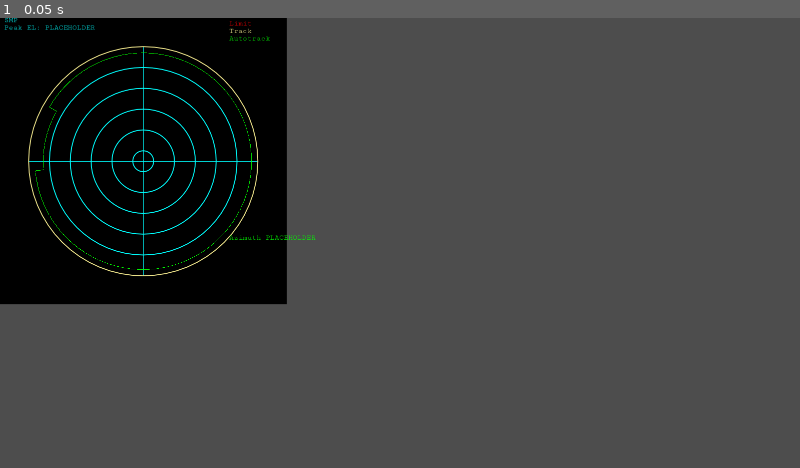
Above: before the commit, frame 1.
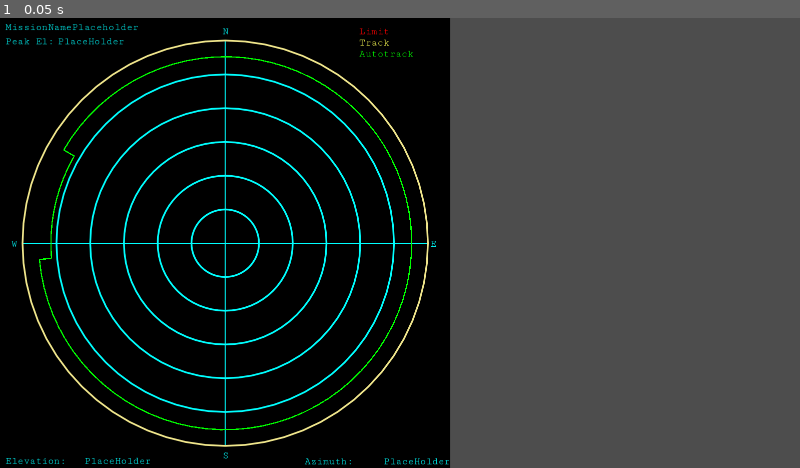
Above: after the commit, the same moment.

Repository: asfadmin/antenna-museum-exhibit
Game: Godot game, scene res://src/track_status/track_status.tscn
Same seed, same stepped clock (60 frames per second), same inputs: the game is played once before the commit and once after it. This scene is started directly instead of the project's main scene.
Inputs:
- Up to frame 1 (0.05 s): no input

The runs differ from the first frame. In frame 1, 37% of the frame differs, in the area x 0-57%, y 0-100%.

Commit message:
Adds placeholder values to track_status, idynamically resizes

Diff:
--- a/exhibit-frontend/src/track_status/track_status.gd
+++ b/exhibit-frontend/src/track_status/track_status.gd
@@ -1,11 +1,16 @@
-extends Node2D
+@tool
+extends Control
 
 @export var font: Font
+@export var line_width: float = 1.0
 # Called when the node enters the scene tree for the first time.
 func _ready() -> void:
+	queue_redraw()
+	#%background.size = Vector2(275.0 * 2.75, 275.0 * 2.75)
 	pass # Replace with function body.
 
-
+func _init() -> void:
+	queue_redraw()
 # Called every frame. 'delta' is the elapsed time since the previous frame.
 func _process(delta: float) -> void:
 	pass
@@ -19,36 +24,42 @@
 	var cyan : Color = Color.CYAN
 	var red : Color = Color.RED
 
-	var size = 275
-	var border_scale_factor = 2.5
-	var origin = Vector2.ONE * size * (border_scale_factor / 2.0)
+	var size = self.size.x
+	#var border_scale_factor = 2.5
+	var origin = self.get_rect().get_center()
+	#var origin = Vector2.ONE * size * (border_scale_factor / 2.0)
+	var min_radius = (size / 12) * .9
+	var max_radius = (size / 2) * .9
 
-	draw_rect(Rect2(0.0, 0.0, size * border_scale_factor, size * border_scale_factor), Color.BLACK)
+	#draw_rect(Rect2(0.0, 0.0, size * border_scale_factor, size * border_scale_factor), Color.BLACK)
 	# cyan circles
-	for radius in range(25, size, 50):
-		draw_circle(origin, radius, cyan, false, 1.0, true)
+	for radius in range(min_radius, max_radius, min_radius):
+		draw_circle(origin, radius, cyan, false, line_width, true)
 
 	# northing
-	draw_line(origin + Vector2.UP * size, origin + Vector2.DOWN * size, cyan, 1.0)
+	draw_line(origin + Vector2.UP * max_radius, origin + Vector2.DOWN * max_radius, cyan, line_width)
 
 	#easting
-	draw_line(origin + Vector2.RIGHT * size, origin + Vector2.LEFT * size, cyan, 1.0)
+	draw_line(origin + Vector2.RIGHT * max_radius, origin + Vector2.LEFT * max_radius, cyan, line_width)
 
 	# outer yellow circle
-	draw_circle(origin, 275, yellow, false, 1.0, true)
+	draw_circle(origin, max_radius, yellow, false, line_width, true)
 
 	# Draw the green semi-circles
 	var start_arc = deg_to_rad(-150)
 	var end_arc = deg_to_rad(175)
-	draw_arc(origin, 260, start_arc, end_arc, 75, green, 1.0)
-	draw_arc(origin, 240, end_arc, 7 * PI / 6.0, 10, green, 1.0)
 
-	var l1p1 = circ_pos(260, -150) + origin
-	var l1p2 = circ_pos(240, -150) + origin
-	draw_line(l1p1, l1p2, green, 1.0)
-	var l2p1 = circ_pos(260, 175) + origin
-	var l2p2 = circ_pos(240, 175) + origin
-	draw_line(l2p1, l2p2, green, 1.0)
+	var outer_green_arc_radius = 0.92 * max_radius
+	var inner_green_arc_radius = 0.86 * max_radius
+	draw_arc(origin, outer_green_arc_radius, start_arc, end_arc, 75, green, line_width)
+	draw_arc(origin, inner_green_arc_radius, end_arc, 7 * PI / 6.0, 10, green, line_width)
+
+	var l1p1 = circ_pos(outer_green_arc_radius, -150) + origin
+	var l1p2 = circ_pos(inner_green_arc_radius, -150) + origin
+	draw_line(l1p1, l1p2, green, line_width)
+	var l2p1 = circ_pos(outer_green_arc_radius, 175) + origin
+	var l2p2 = circ_pos(inner_green_arc_radius, 175) + origin
+	draw_line(l2p1, l2p2, green, line_width)
 
 	var font_size = 18
 	draw_string(font, Vector2.ONE * 10, 'SMP', 0, -1, font_size, cyan)
@@ -58,4 +69,4 @@
 	draw_string(font, (Vector2.DOWN * font_size * 2) + 2.0 * size * Vector2.RIGHT, 'Track', 0, -1, font_size, yellow)
 	draw_string(font, (Vector2.DOWN * font_size * 3) + 2.0 * size * Vector2.RIGHT, 'Autotrack', 0, -1, font_size, green)
 
-	draw_string(font, (Vector2.UP * font_size) + 2.0 * size * Vector2.ONE, 'Azimuth %s' % 'PLACEHOLDER', 0, -1, font_size, green, HORIZONTAL_ALIGNMENT_LEFT)
+	draw_string(font, (Vector2.UP * font_size) + size * Vector2.ONE, 'Azimuth %s' % 'PLACEHOLDER', 0, -1, font_size, green, HORIZONTAL_ALIGNMENT_RIGHT)
--- a/exhibit-frontend/src/track_status/track_status.tscn
+++ b/exhibit-frontend/src/track_status/track_status.tscn
@@ -1,8 +1,227 @@
 [gd_scene load_steps=3 format=3 uid="uid://pyqxiujpu271"]
 
 [ext_resource type="Script" path="res://src/track_status/track_status.gd" id="1_u6mlq"]
-[ext_resource type="FontFile" uid="uid://d2g2aiqsn56d7" path="res://assets/CutiveMono-Regular.ttf" id="2_en4r3"]
-
-[node name="TrackStatus" type="Node2D"]
+[ext_resource type="FontFile" uid="uid://d2g2aiqsn56d7" path="res://assets/CutiveMono-Regular.ttf" id="2_4komm"]
+
+[node name="Control" type="Control"]
+z_index = 2
+custom_minimum_size = Vector2(200, 200)
+layout_mode = 3
+anchors_preset = 0
+size_flags_horizontal = 3
+size_flags_vertical = 3
+
+[node name="AspectRatioContainer" type="AspectRatioContainer" parent="."]
+layout_mode = 0
+offset_right = 1081.0
+offset_bottom = 1081.0
+
+[node name="background" type="ColorRect" parent="AspectRatioContainer"]
+unique_name_in_owner = true
+z_as_relative = false
+layout_mode = 2
+color = Color(0, 0, 0, 1)
 script = ExtResource("1_u6mlq")
-font = ExtResource("2_en4r3")
+line_width = 3.0
+
+[node name="East" type="RichTextLabel" parent="AspectRatioContainer/background"]
+layout_mode = 1
+anchors_preset = 6
+anchor_left = 1.0
+anchor_top = 0.5
+anchor_right = 1.0
+anchor_bottom = 0.5
+offset_left = -48.0
+offset_top = -11.5
+offset_right = -24.0
+offset_bottom = 12.5
+grow_horizontal = 0
+grow_vertical = 2
+theme_override_fonts/normal_font = ExtResource("2_4komm")
+theme_override_font_sizes/normal_font_size = 24
+bbcode_enabled = true
+text = "[color=\"#00FFFF\"]E[/color]"
+scroll_active = false
+metadata/_edit_use_anchors_ = true
+
+[node name="North" type="RichTextLabel" parent="AspectRatioContainer/background"]
+layout_mode = 1
+anchors_preset = 5
+anchor_left = 0.5
+anchor_right = 0.5
+offset_left = -6.5
+offset_top = 19.0
+offset_right = 17.5
+offset_bottom = 43.0
+grow_horizontal = 2
+theme_override_fonts/normal_font = ExtResource("2_4komm")
+theme_override_font_sizes/normal_font_size = 24
+bbcode_enabled = true
+text = "[color=\"#00FFFF\"]N[/color]"
+scroll_active = false
+metadata/_edit_use_anchors_ = true
+
+[node name="Key" type="RichTextLabel" parent="AspectRatioContainer/background"]
+layout_mode = 1
+anchors_preset = -1
+anchor_left = 0.803423
+anchor_right = 0.803423
+offset_left = -6.5
+offset_top = 19.0
+offset_right = 193.5
+offset_bottom = 119.0
+grow_horizontal = 2
+theme_override_fonts/normal_font = ExtResource("2_4komm")
+theme_override_font_sizes/normal_font_size = 24
+bbcode_enabled = true
+text = "[color=\"#FF0000\"]Limit[/color]
+[color=\"#FFFF55\"]Track[/color]
+[color=\"#00FF00\"]Autotrack[/color]"
+scroll_active = false
+metadata/_edit_use_anchors_ = true
+
+[node name="SatInfo" type="RichTextLabel" parent="AspectRatioContainer/background"]
+layout_mode = 1
+anchors_preset = -1
+anchor_left = 0.0180389
+anchor_top = -0.00925069
+anchor_right = 0.0180389
+anchor_bottom = -0.00925069
+offset_left = -6.5
+offset_top = 19.0
+offset_right = 343.5
+offset_bottom = 119.0
+grow_horizontal = 2
+theme_override_colors/default_color = Color(0, 1, 1, 1)
+theme_override_fonts/normal_font = ExtResource("2_4komm")
+theme_override_font_sizes/normal_font_size = 24
+bbcode_enabled = true
+text = "MissionNamePlaceholder"
+scroll_active = false
+metadata/_edit_use_anchors_ = true
+
+[node name="PeakEl" type="Label" parent="AspectRatioContainer/background/SatInfo"]
+layout_mode = 0
+offset_top = 34.0
+offset_right = 40.0
+offset_bottom = 53.0
+theme_override_colors/font_color = Color(0, 1, 1, 1)
+theme_override_fonts/font = ExtResource("2_4komm")
+theme_override_font_sizes/font_size = 24
+text = "Peak El:"
+
+[node name="ElevationValue" type="RichTextLabel" parent="AspectRatioContainer/background/SatInfo/PeakEl"]
+layout_mode = 1
+anchors_preset = -1
+anchor_left = 0.510991
+anchor_top = 0.520009
+anchor_right = 0.510991
+anchor_bottom = 0.520009
+offset_left = 66.725
+offset_top = -14.0402
+offset_right = 366.725
+offset_bottom = 85.9598
+grow_horizontal = 2
+theme_override_colors/default_color = Color(0, 1, 1, 1)
+theme_override_fonts/normal_font = ExtResource("2_4komm")
+theme_override_font_sizes/normal_font_size = 24
+bbcode_enabled = true
+text = "PlaceHolder"
+scroll_active = false
+metadata/_edit_use_anchors_ = true
+
+[node name="ElevationInfo" type="RichTextLabel" parent="AspectRatioContainer/background"]
+layout_mode = 1
+anchors_preset = -1
+anchor_left = 0.0180389
+anchor_top = 0.953747
+anchor_right = 0.0180389
+anchor_bottom = 0.953747
+offset_left = -6.5
+offset_top = 19.0
+offset_right = 343.5
+offset_bottom = 119.0
+grow_horizontal = 2
+theme_override_fonts/normal_font = ExtResource("2_4komm")
+theme_override_font_sizes/normal_font_size = 24
+bbcode_enabled = true
+text = "[color=\"#00FFFF\"]Elevation:[/color]"
+scroll_active = false
+metadata/_edit_use_anchors_ = true
+
+[node name="Value" type="Label" parent="AspectRatioContainer/background/ElevationInfo"]
+layout_mode = 1
+anchors_preset = 1
+anchor_left = 1.0
+anchor_right = 1.0
+offset_left = -40.0
+offset_bottom = 19.0
+grow_horizontal = 0
+theme_override_colors/font_color = Color(0, 1, 1, 1)
+theme_override_fonts/font = ExtResource("2_4komm")
+theme_override_font_sizes/font_size = 24
+text = "PlaceHolder"
+
+[node name="AzimuthInfo" type="RichTextLabel" parent="AspectRatioContainer/background"]
+layout_mode = 1
+anchors_preset = 3
+anchor_left = 1.0
+anchor_top = 1.0
+anchor_right = 1.0
+anchor_bottom = 1.0
+offset_left = -350.0
+offset_top = -30.0
+grow_horizontal = 0
+grow_vertical = 0
+theme_override_fonts/normal_font = ExtResource("2_4komm")
+theme_override_font_sizes/normal_font_size = 24
+bbcode_enabled = true
+text = "[color=\"#00FFFF\"]Azimuth:[/color]"
+scroll_active = false
+
+[node name="Value" type="Label" parent="AspectRatioContainer/background/AzimuthInfo"]
+layout_mode = 1
+anchors_preset = 1
+anchor_left = 1.0
+anchor_right = 1.0
+offset_left = -40.0
+offset_bottom = 19.0
+grow_horizontal = 0
+theme_override_colors/font_color = Color(0, 1, 1, 1)
+theme_override_fonts/font = ExtResource("2_4komm")
+theme_override_font_sizes/font_size = 24
+text = "PlaceHolder"
+
+[node name="South" type="RichTextLabel" parent="AspectRatioContainer/background"]
+layout_mode = 1
+anchors_preset = 5
+anchor_left = 0.5
+anchor_right = 0.5
+offset_left = -6.5
+offset_top = 1037.0
+offset_right = 17.5
+offset_bottom = 1061.0
+grow_horizontal = 2
+theme_override_fonts/normal_font = ExtResource("2_4komm")
+theme_override_font_sizes/normal_font_size = 24
+bbcode_enabled = true
+text = "[color=\"#00FFFF\"]S[/color]"
+scroll_active = false
+metadata/_edit_use_anchors_ = true
+
+[node name="West" type="RichTextLabel" parent="AspectRatioContainer/background"]
+layout_mode = 1
+anchors_preset = 4
+anchor_top = 0.5
+anchor_bottom = 0.5
+offset_left = 27.0
+offset_top = -11.5
+offset_right = 51.0
+offset_bottom = 12.5
+grow_vertical = 2
+theme_override_fonts/normal_font = ExtResource("2_4komm")
+theme_override_font_sizes/normal_font_size = 24
+bbcode_enabled = true
+text = "[color=\"#00FFFF\"]W[/color]"
+scroll_active = false
+metadata/_edit_use_anchors_ = true
Not shown: 1 places in exhibit-frontend/src/main_theme.tres that only renumber resources
